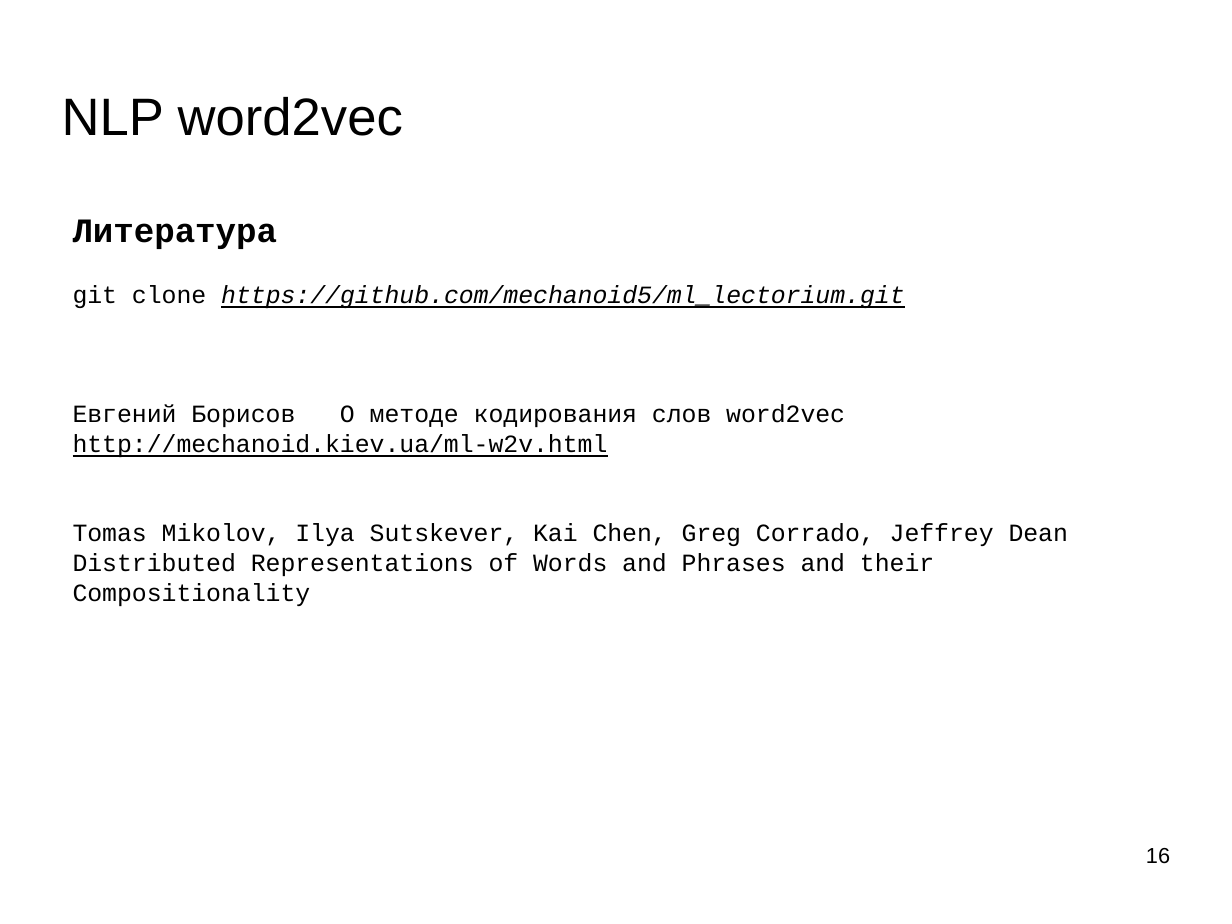
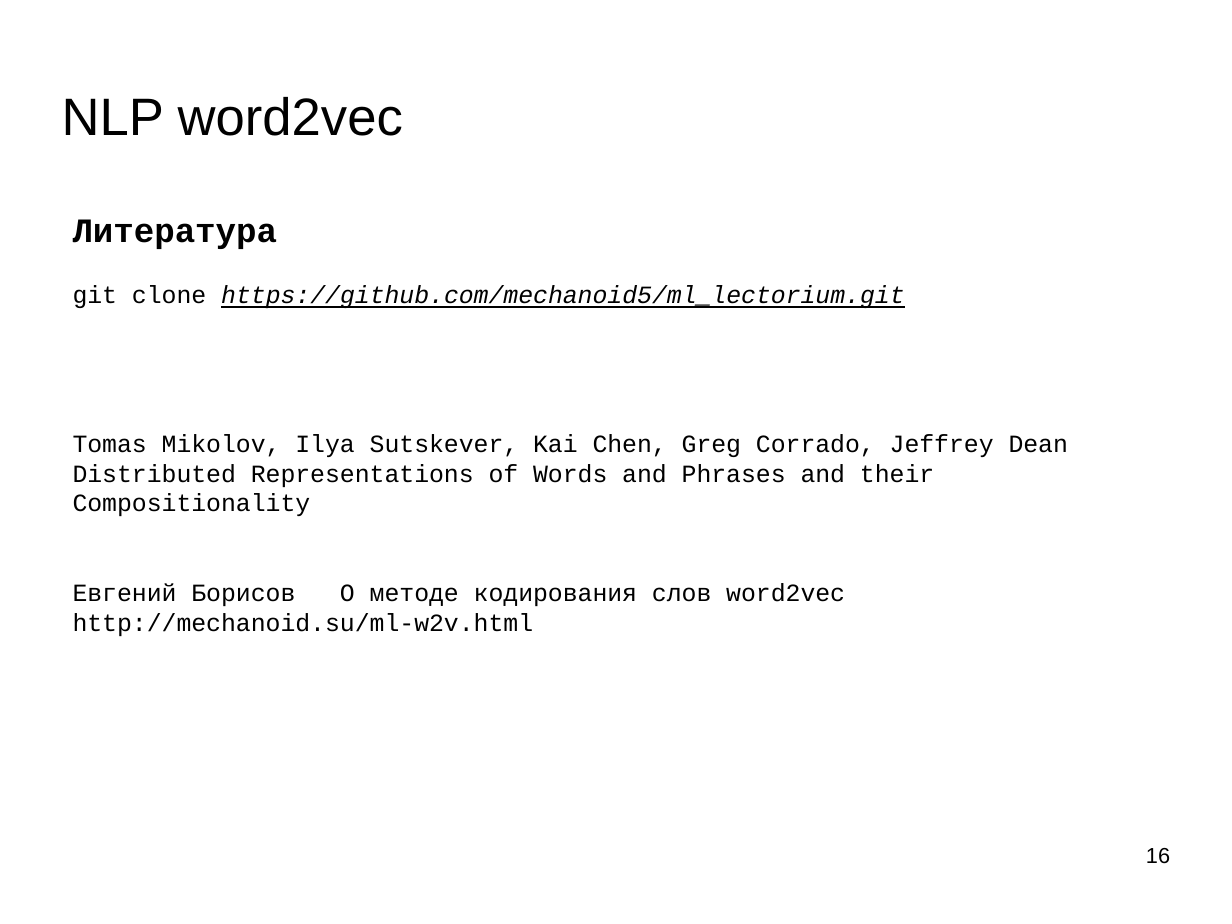
Before and after one commit to mechanoid5/ml_lectorium_legacy, a slide deck: slide 16 of 30-word2vec.odp. Drawn at 1232x924 pixels with LibreOffice and Linux fonts; fonts in the diff are those of the drawing; background and template pictures are left out. Boxes give left, top, right and bottom in pixels: in the first picture for what was removed or moved away, otherwise in the second. Text is boxed around its words. In the diff, an @@ line names an element or a change of style, - is before the commit and + after.

```diff
--- a/30-word2vec.odp
+++ b/30-word2vec.odp
@@ text at [73, 404, 845, 457]: paragraphs removed @@
-Евгений Борисов О методе кодирования слов word2vec
-http://mechanoid.kiev.ua/ml-w2v.html
@@ text at [73, 583, 845, 636]: paragraphs added @@
+Евгений Борисов О методе кодирования слов word2vec
+http://mechanoid.su/ml-w2v.html
```
Also in this commit, not shown: 1 other file.
